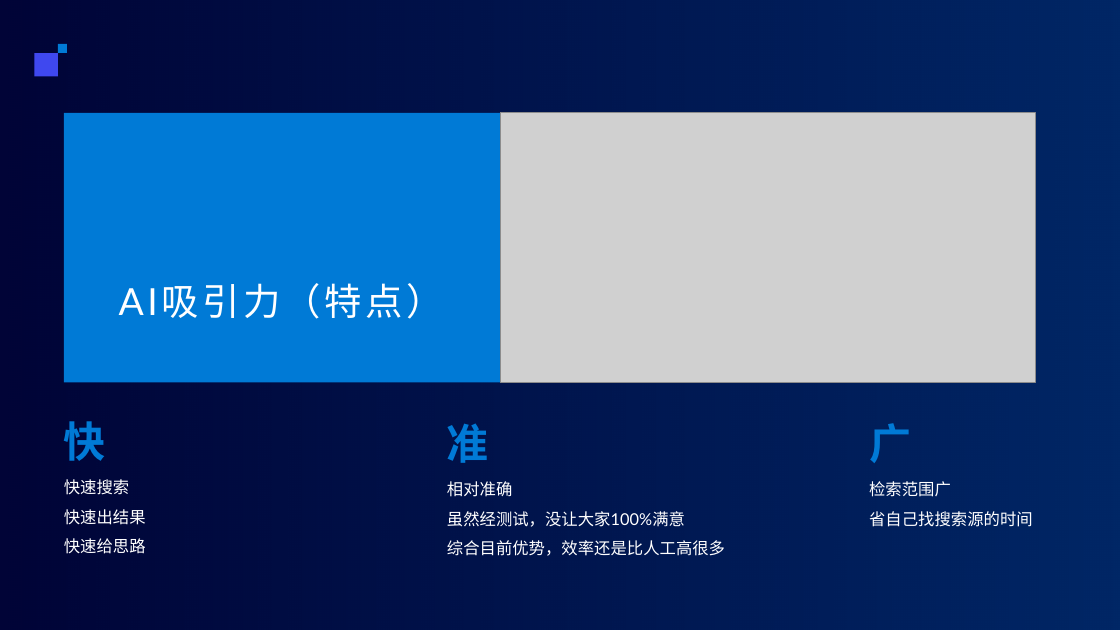
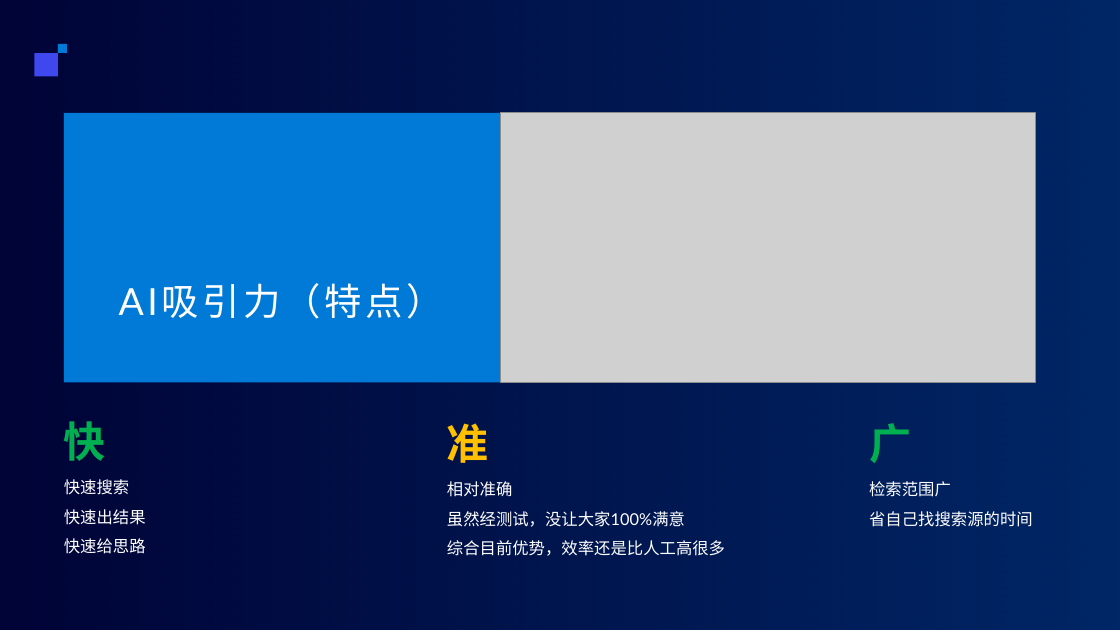
Before and after one commit to qq986063761/study, a slide deck: slide 4 of 分享/aiCode/ppt/AI编程.pptx. Drawn at 1120x630 pixels with LibreOffice and Linux fonts; fonts in the diff are those of the drawing; grey boxes stand for pictures; background and template pictures are left out. Boxes give left, top, right and bottom in pixels: in the first picture for what was removed or moved away, otherwise in the second. Text is boxed around its words. In the diff, an @@ line names an element or a change of style, - is before the commit and + after.

```diff
--- a/分享/aiCode/ppt/AI编程.pptx
+++ b/分享/aiCode/ppt/AI编程.pptx
@@ text "快" at bbox=[64, 421, 106, 461]: text colour #007AD6 to #00B050 @@
@@ text "准" at bbox=[447, 423, 489, 463]: text colour #007AD6 to #FFC000 @@
@@ text "广" at bbox=[869, 423, 911, 463]: text colour #007AD6 to #00B050 @@
```
Also in this commit, not shown: 1 other slide changed, 4 other files.
